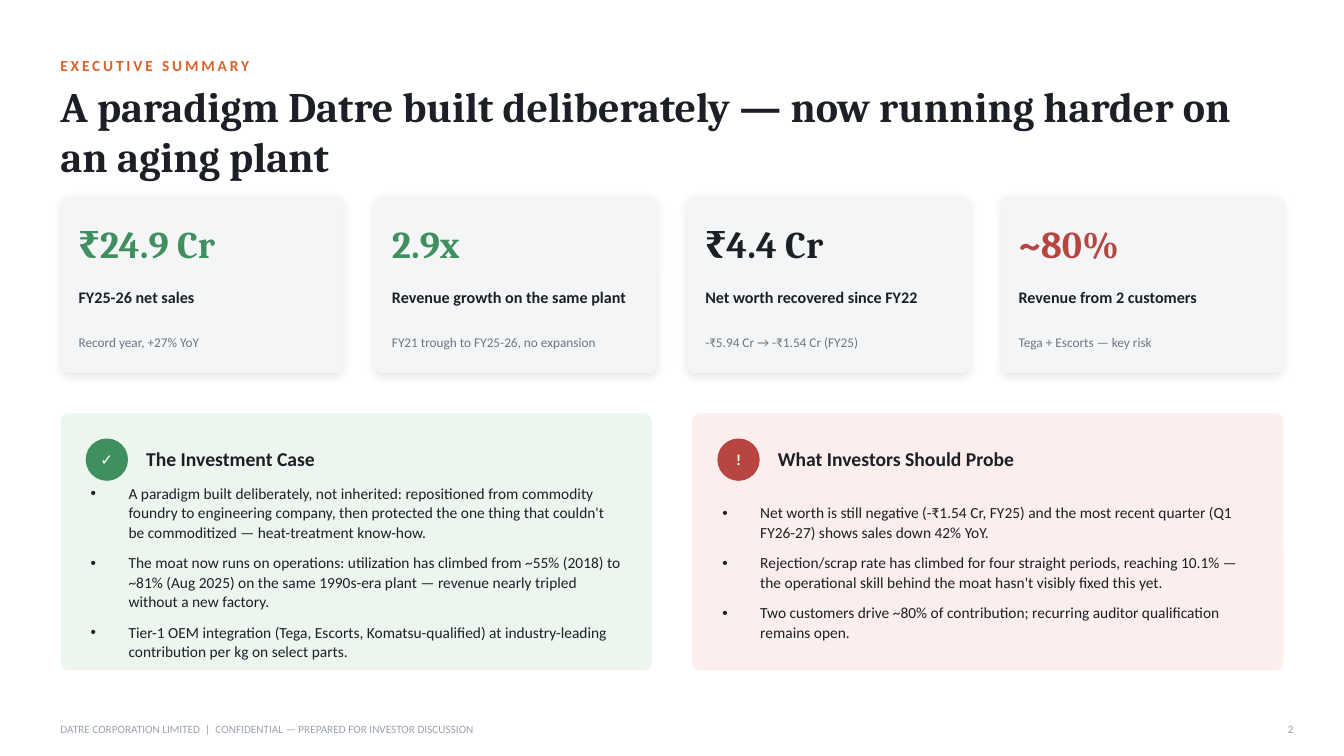
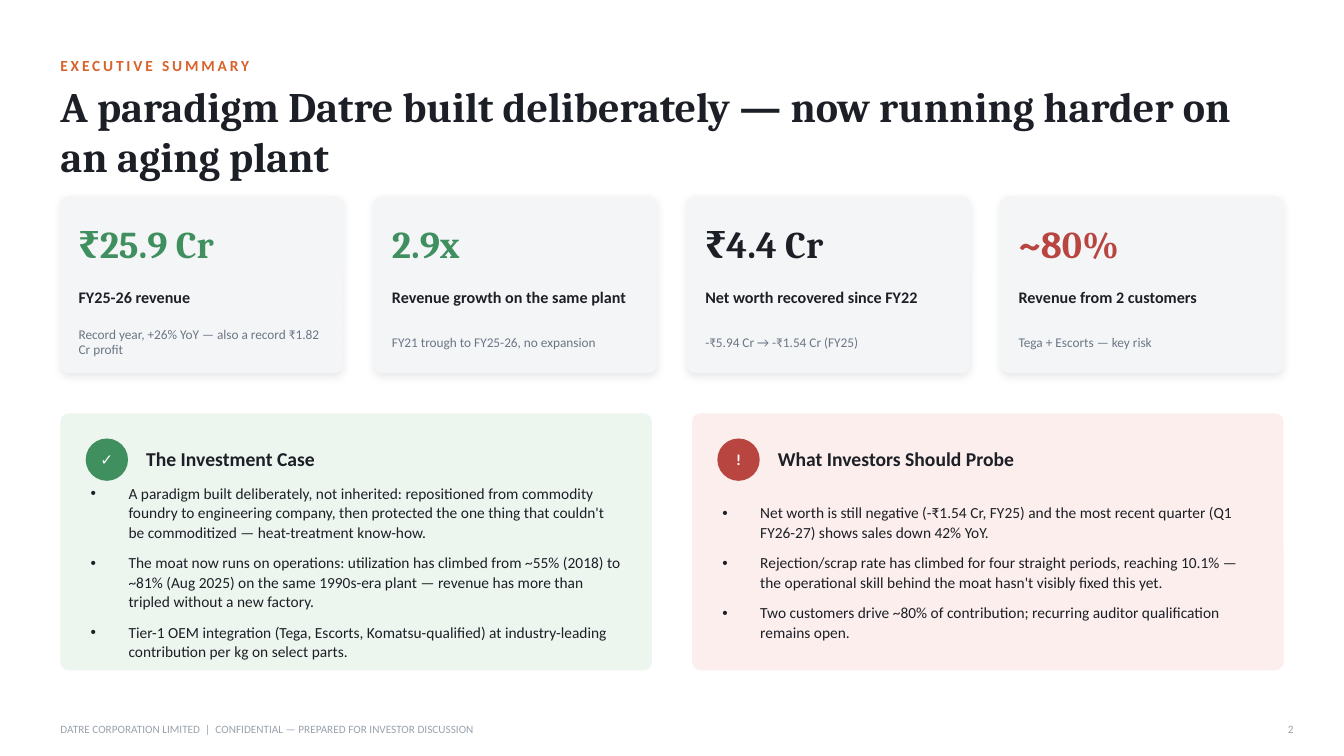
Before and after one commit to indutta/google-drive, a slide deck: slide 2 of investor-pitch/Datre_Corporation_Investor_Pitch.pptx. Drawn at 1344x756 pixels with LibreOffice and Linux fonts; fonts in the diff are those of the drawing. Boxes give left, top, right and bottom in pixels: in the first picture for what was removed or moved away, otherwise in the second. Text is boxed around its words. In the diff, an @@ line names an element or a change of style, - is before the commit and + after.

```diff
--- a/investor-pitch/Datre_Corporation_Investor_Pitch.pptx
+++ b/investor-pitch/Datre_Corporation_Investor_Pitch.pptx
@@ text at [100, 232, 214, 259]: text changed @@
-₹24.9 Cr
+₹25.9 Cr
@@ text at [79, 292, 191, 303]: text changed @@
-FY25-26 net sales
+FY25-26 revenue
@@ text at [79, 330, 319, 356]: text changed @@
-Record year, +27% YoY
+Record year, +26% YoY — also a record ₹1.82 Cr profit
@@ text at [129, 557, 620, 610]: text changed @@
-• The moat now runs on operations: utilization has climbed from ~55% (2018) to ~81% (Aug 2025) on the same 1990s-era plant — revenue nearly tripled without a new factory.
+• The moat now runs on operations: utilization has climbed from ~55% (2018) to ~81% (Aug 2025) on the same 1990s-era plant — revenue has more than tripled without a new factory.
```
Also in this commit, not shown: 8 other slides changed, 1 other file.
